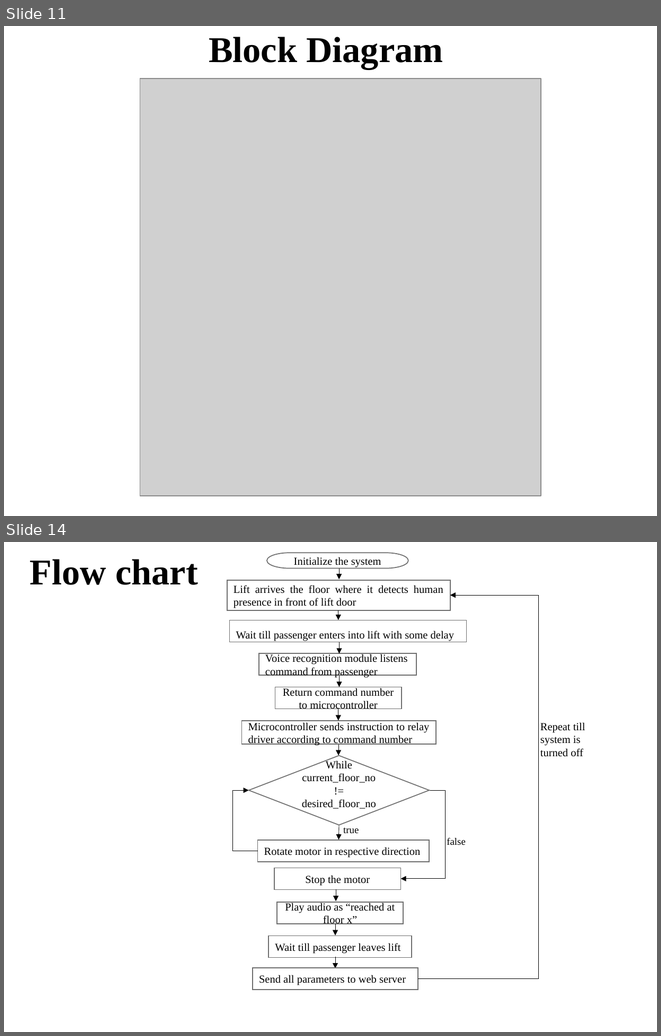
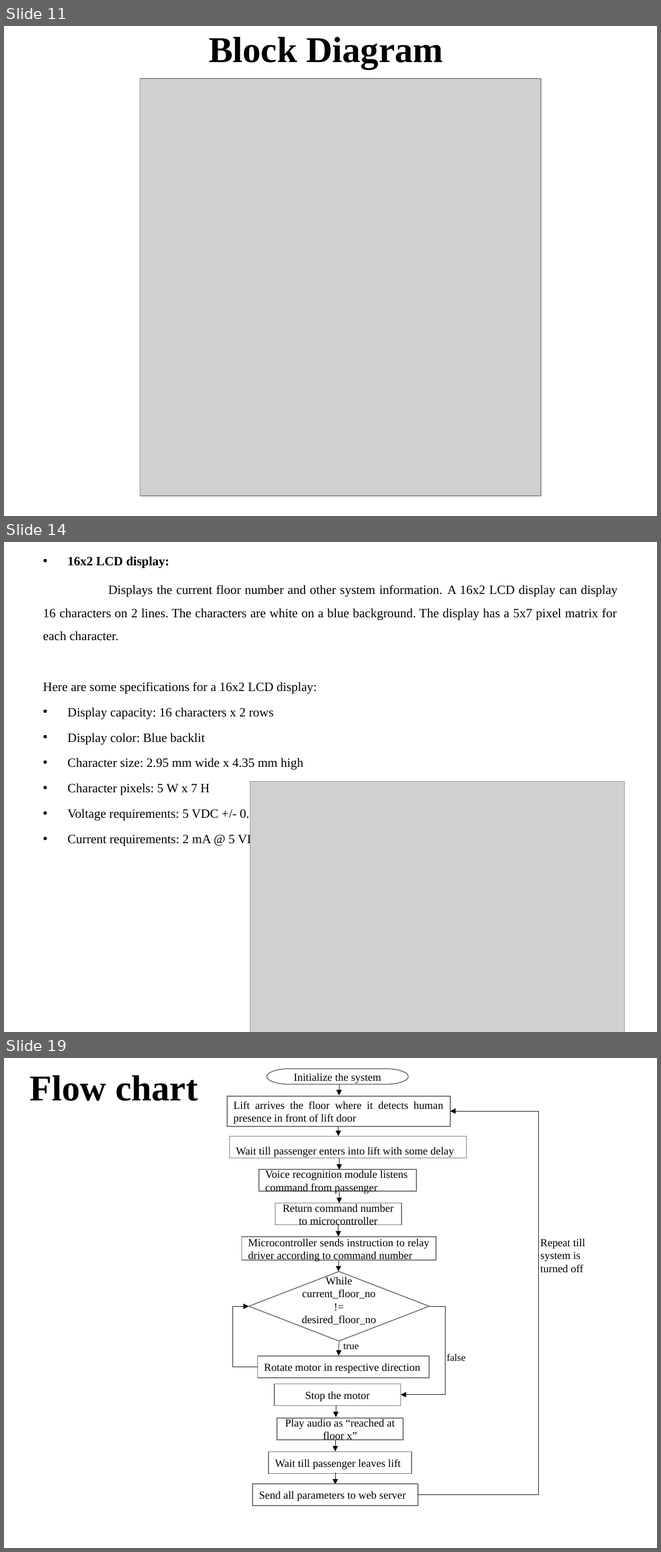
Before and after one commit to OnkarWaman/Voice-Operated-Lift, a slide deck: 5) Stage-I PPT/our ppt.pptx. Shown one above the other, each under a label of ours: slides 11 and 14 before the commit, slides 11, 14 and 19 after it; the slides between them are not shown. The pictures are 661x1036 and 661x1552 pixels, drawn with LibreOffice and Linux fonts; fonts in the diff are those of the drawing; grey boxes stand for pictures. Boxes give left, top, right and bottom in pixels: in the first picture for what was removed or moved away, otherwise in the second. Text is boxed around its words. In the diff, an @@ line names an element or a change of style, - is before the commit and + after.

```diff
--- a/5) Stage-I PPT/our ppt.pptx
+++ b/5) Stage-I PPT/our ppt.pptx
@@ slide 14 added at [4, 542, 657, 1032], background #FFFFFF @@
@@ text added at [43, 556, 617, 846], 14 pt, text #000000 @@
+• 16x2 LCD display:
+Displays the current floor number and other system information. A 16x2 LCD display can display 16 characters on 2 lines. The characters are white on a blue background. The display has a 5x7 pixel matrix for each character.
+Here are some specifications for a 16x2 LCD display:
+• Display capacity: 16 characters x 2 rows
+• Display color: Blue backlit
+• Character size: 2.95 mm wide x 4.35 mm high
+• Character pixels: 5 W x 7 H
+• Voltage requirements: 5 VDC +/- 0.5V
+• Current requirements: 2 mA @ 5 VDC
@@ picture added at [250, 782, 624, 1032] @@
@@ what was slide 14 is now slide 19 @@
```
Also in this commit, not shown: 13 slides changed, 4 other slides added.
